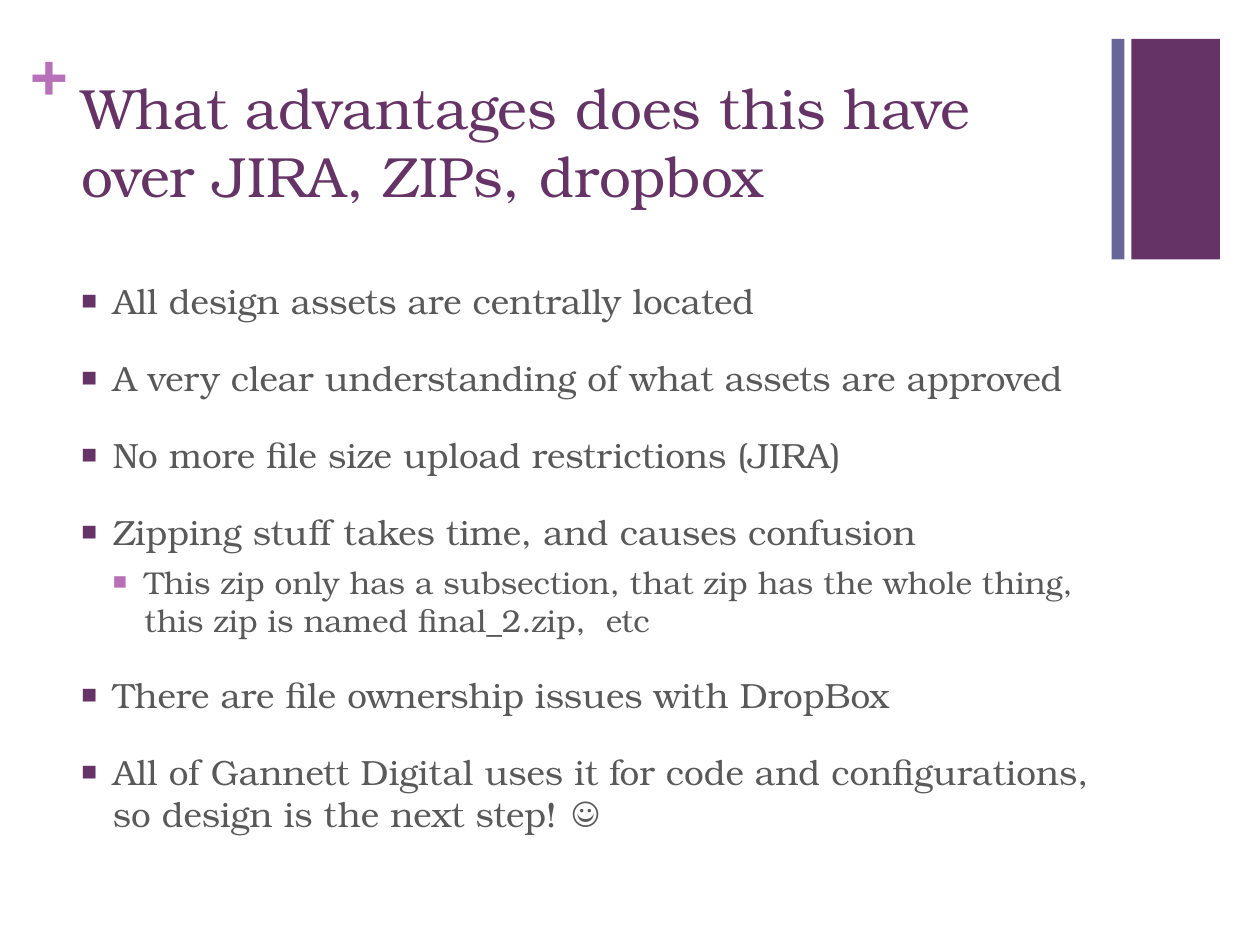
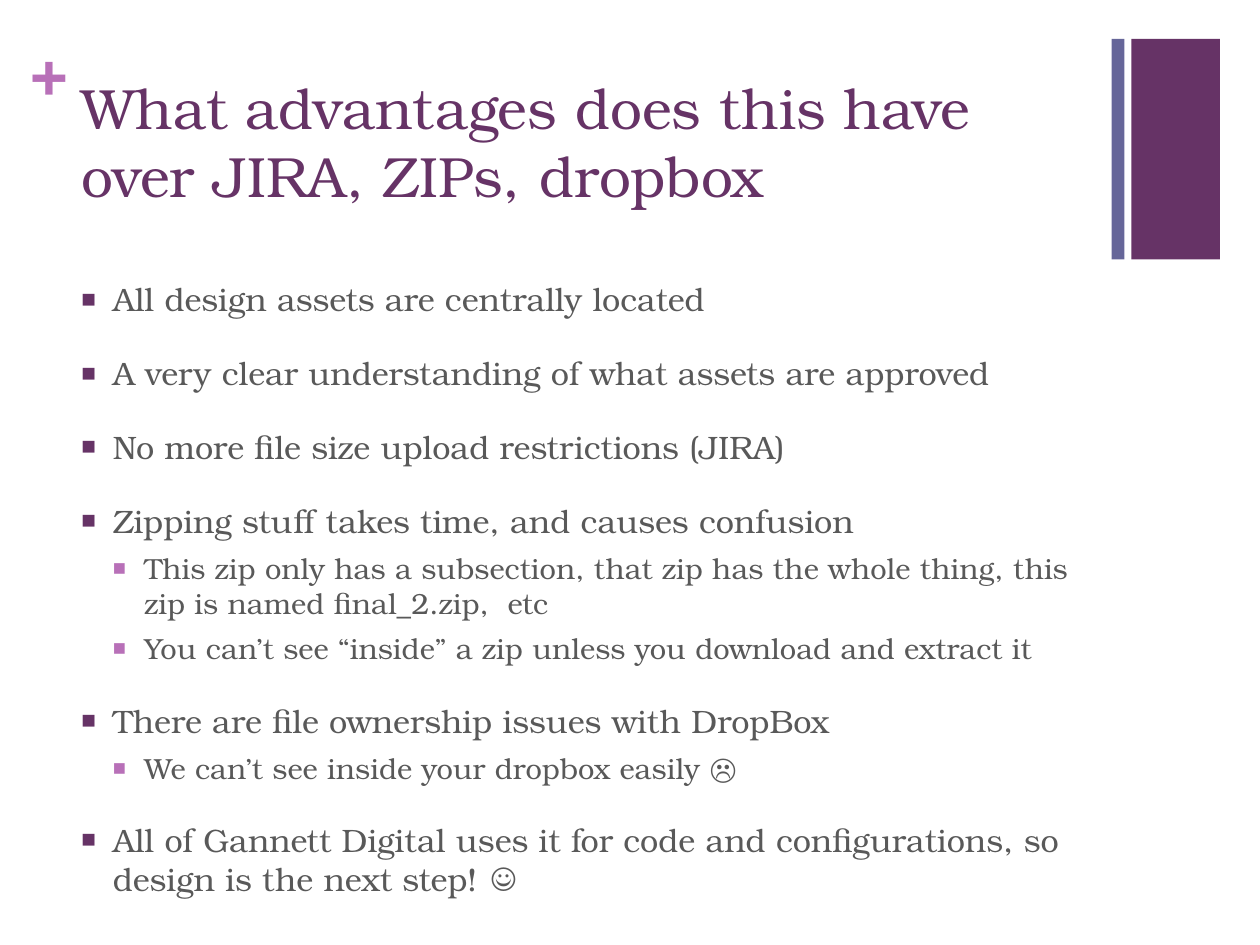
Before and after one commit to RyanCopley/git-for-designers, a slide deck: slide 5 of Presentation.pptx. Drawn at 1260x945 pixels with LibreOffice and Linux fonts; fonts in the diff are those of the drawing. Boxes give left, top, right and bottom in pixels: in the first picture for what was removed or moved away, otherwise in the second. Text is boxed around its words. In the diff, an @@ line names an element or a change of style, - is before the commit and + after.

Commit message:
Updated how this helps designers

```diff
--- a/Presentation.pptx
+++ b/Presentation.pptx
@@ text at bbox=[113, 288, 1068, 860]: size 20 to 18.5 pt in "All design assets are centrally located", "A very clear understanding of what assets ...", "No more file size upload restrictions (JIRA)", "Zipping stuff takes time, and causes confusion" and 2 more places; size 18 to 16.6 pt in "This zip only has a subsection, that ..." @@
@@ text at bbox=[144, 638, 1032, 666]: paragraph added @@
+  ■ You can’t see “inside” a zip unless you download and extract it
@@ text at bbox=[144, 758, 700, 786]: paragraph added @@
+  ■ We can’t see inside your dropbox easily ☹
```
Also in this commit, not shown: 1 other slide changed.
